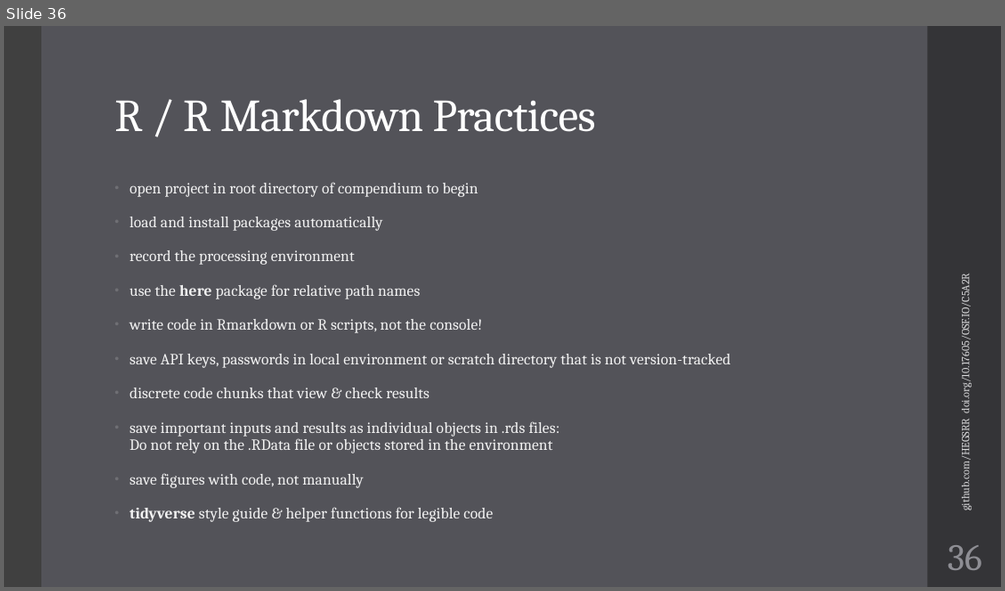
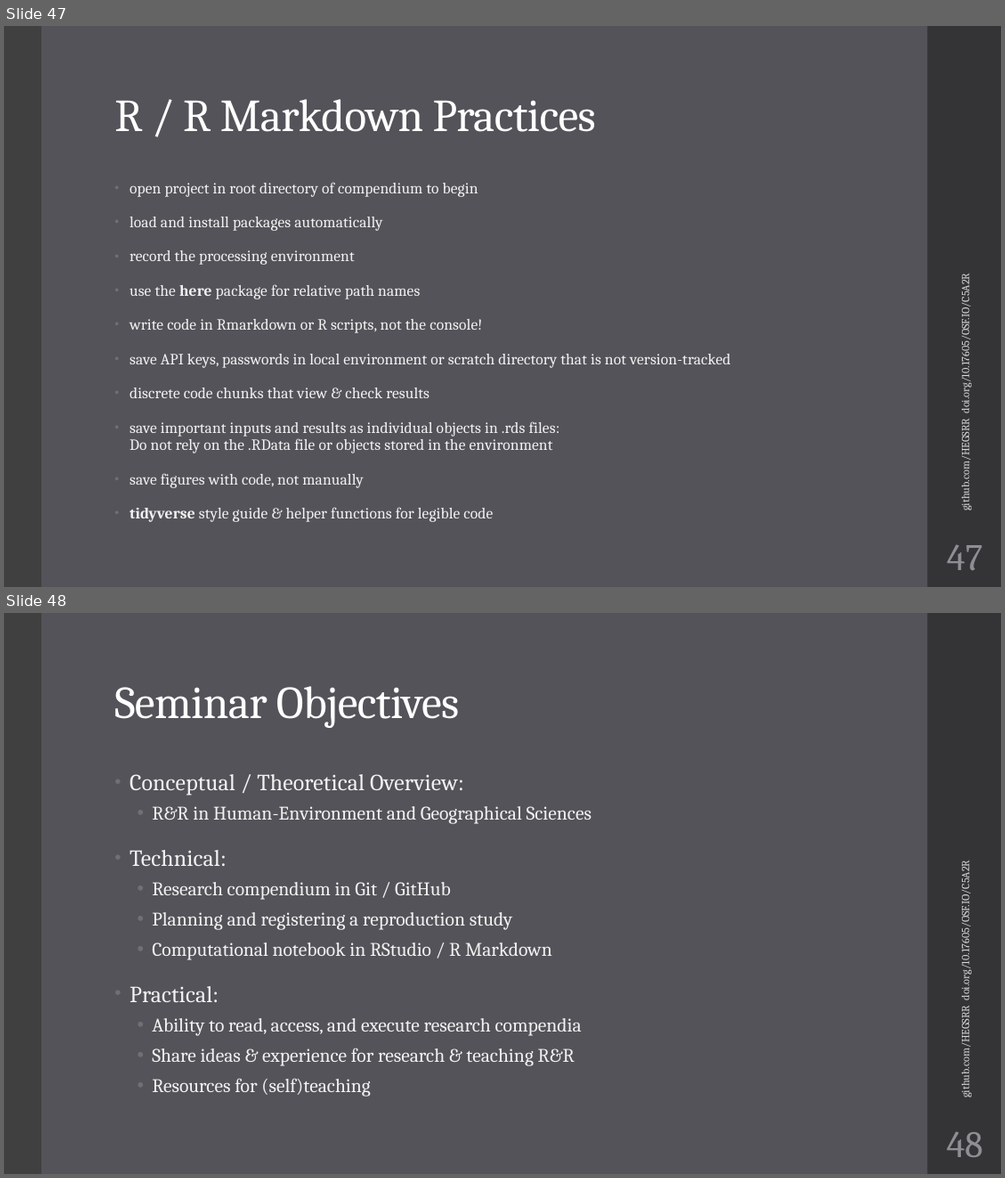
Before and after one commit to HEGSRR/UCGIS-Workshop, a slide deck: 01_Introduction.pptx. Shown one above the other, each under a label of ours: slide 36 before the commit, slides 47 and 48 after it. The pictures are 1005x591 and 1005x1178 pixels, drawn with LibreOffice and Linux fonts; fonts in the diff are those of the drawing. Boxes give left, top, right and bottom in pixels: in the first picture for what was removed or moved away, otherwise in the second. Text is boxed around its words. In the diff, an @@ line names an element or a change of style, - is before the commit and + after.

```diff
--- a/01_Introduction.pptx
+++ b/01_Introduction.pptx
@@ slide 48 added at <box>4,613,1001,1174</box>, background #535359; not listed: 2 template elements that a slide beside it also shows @@
@@ title added at <box>114,686,459,728</box>, 44 pt, text #FFFFFF @@
+Seminar Objectives
@@ text added at <box>129,774,582,1096</box>, 18.5 pt, text #F2F2F2 @@
+• Conceptual / Theoretical Overview:
+  • R&R in Human-Environment and Geographical Sciences
+• Technical:
+  • Research compendium in Git / GitHub
+  • Planning and registering a reproduction study
+  • Computational notebook in RStudio / R Markdown
+• Practical:
+  • Ability to read, access, and execute research compendia
+  • Share ideas & experience for research & teaching R&R
+  • Resources for (self)teaching
@@ text added at <box>957,874,971,1095</box>, 10.5 pt, text #D9D9DB @@
+github.com/HEGSRR doi.org/10.17605/OSF.IO/C5A2R
@@ page number added at <box>947,1131,983,1157</box>, 36 pt, text #8E8E94 @@
+48
@@ what was slide 36 is now slide 47 @@
@@ page number at <box>947,545,982,570</box>: text changed @@
-36
+47
```
Also in this commit, not shown: 8 slides changed, 10 other slides added, 1 other file.
